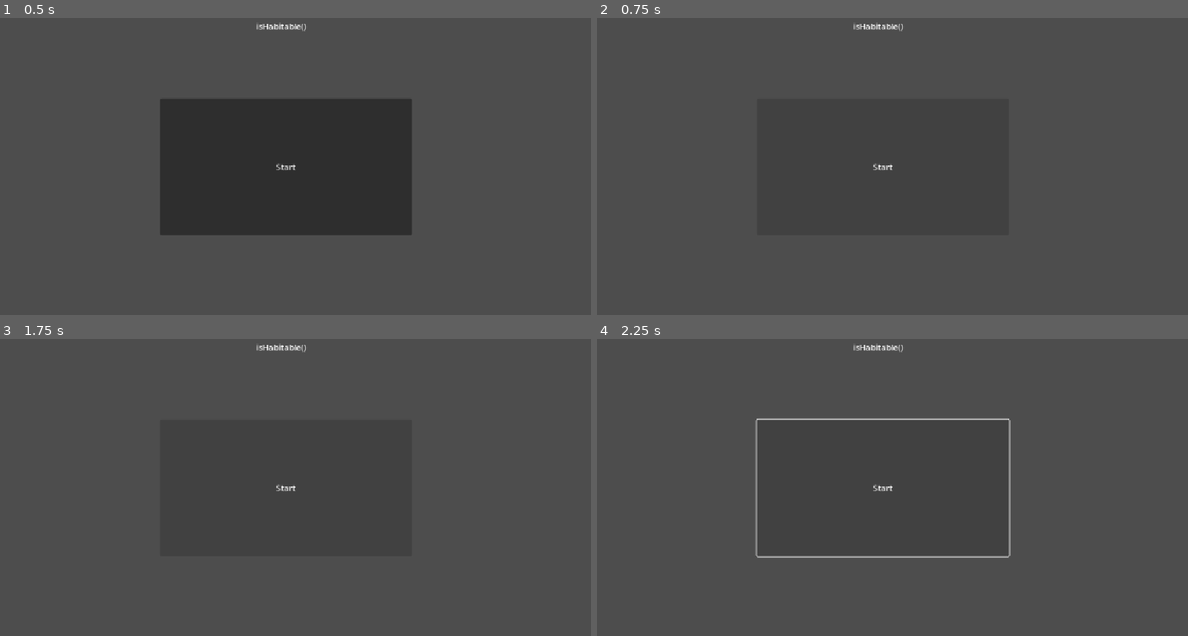
Above: before the commit, frames 1-4 (two rows, left to right).
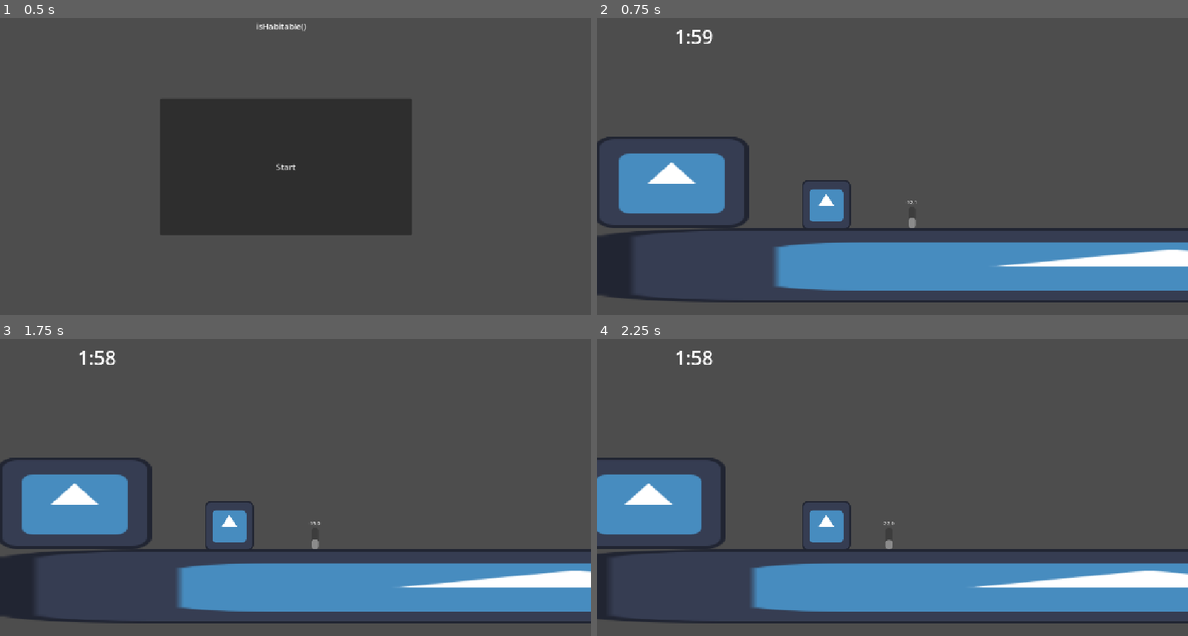
Above: after the commit, the same moments.

Repository: Ollieblock1/WHACK2026
Game: Godot game, scene res://game.tscn
Same seed, same stepped clock (60 frames per second), same inputs: the game is played once before the commit and once after it. The engine's default icon, where the game draws it, is replaced by a stand-in: a white triangle on a blue panel in a dark square.
Inputs (mouse positions are in pixels of both pictures, inside the frame that each line leads up to):
- Up to frame 1 (0.5 s): no input
- Up to frame 2 (0.75 s): click "Start" at 0.5 s
- Up to frame 3 (1.75 s): click (283, 487) at 1.25 s, where only the run before the commit has a clickable "Start"
- Up to frame 4 (2.25 s): tap Enter at 2 s; hold Right (moveRight) from 2.03 s (still down); tap 1 (select1) at 2.1 s

Frame 1 is identical in both runs. In frame 2, 20% of the frame differs, in the area x 0-100%, y 1-96%; in frame 3, 20%; in frame 4, 21%.
Error before the commit: Parse Error: Could not preload resource file "res://scenes/managers/game_manager.tscn". (res://scripts/game.gd:3)

Commit message:
added inventory and allows for the player to place down experiments

Diff:
--- a/scenes/experiments/airPylon.tscn
+++ b/scenes/experiments/airPylon.tscn
@@ -3,15 +3,15 @@
 [ext_resource type="Script" uid="uid://1y5u75awe04w" path="res://scripts/experiments/air_pylon.gd" id="1_xkgi6"]
 
 [sub_resource type="RectangleShape2D" id="RectangleShape2D_xkgi6"]
-size = Vector2(44, 107)
+size = Vector2(44, 287.5)
 
 [node name="AirPylon" type="Area2D" unique_id=1424453277]
-position = Vector2(0, -54)
-collision_layer = 8
+collision_layer = 10
 collision_mask = 8
 script = ExtResource("1_xkgi6")
 
 [node name="CollisionShape2D" type="CollisionShape2D" parent="." unique_id=1610677519]
+position = Vector2(0, -143.25)
 shape = SubResource("RectangleShape2D_xkgi6")
 
 [node name="readingTime" type="Timer" parent="." unique_id=479250660]
@@ -22,17 +22,17 @@
 [node name="Label" type="Label" parent="." unique_id=624829231]
 visible = false
 offset_left = -39.0
-offset_top = -77.0
+offset_top = -130.0
 offset_right = 39.0
-offset_bottom = -54.0
+offset_bottom = -107.0
 text = "Working..."
 horizontal_alignment = 1
 
 [node name="ProgressBar" type="ProgressBar" parent="." unique_id=2130255200]
-offset_left = -21.868988
-offset_top = 53.00001
-offset_right = -2.8135395
-offset_bottom = 75.459755
+offset_left = -22.0
+offset_top = -1.1444092e-05
+offset_right = 29.496643
+offset_bottom = 22.459732
 rotation = -1.5707964
 scale = Vector2(5.57859, 1.979658)
 show_percentage = false
--- a/scenes/experiments/flyingMetal.tscn
+++ b/scenes/experiments/flyingMetal.tscn
@@ -1,13 +1,14 @@
 [gd_scene format=3 uid="uid://1k3x53arfo7d"]
 
-[ext_resource type="Script" path="res://scripts/experiments/flying_metal.gd" id="1_ibw3q"]
+[ext_resource type="Script" uid="uid://u465bmx6l5cj" path="res://scripts/experiments/flying_metal.gd" id="1_ibw3q"]
 
 [sub_resource type="RectangleShape2D" id="RectangleShape2D_3bixf"]
 size = Vector2(220, 20)
 
 [node name="FlyingMetal" type="CharacterBody2D" unique_id=705397437]
+z_index = 5
 position = Vector2(0, -10)
-collision_layer = 8
+collision_layer = 10
 collision_mask = 8
 script = ExtResource("1_ibw3q")
 
--- a/scenes/experiments/thermometer.tscn
+++ b/scenes/experiments/thermometer.tscn
@@ -6,30 +6,28 @@
 size = Vector2(38, 78)
 
 [node name="Thermometer" type="Area2D" unique_id=162342294]
-position = Vector2(0, -59)
-scale = Vector2(1.5, 1.5)
-collision_layer = 8
+collision_layer = 10
 collision_mask = 8
 script = ExtResource("1_lbx8j")
 
 [node name="CollisionShape2D" type="CollisionShape2D" parent="." unique_id=597419900]
+position = Vector2(0, -40)
 shape = SubResource("RectangleShape2D_3bixf")
 
 [node name="ProgressBar" type="ProgressBar" parent="." unique_id=1482481297]
 offset_left = -8.0
-offset_top = 37.0
-offset_right = 45.795124
-offset_bottom = 54.669846
+offset_top = -3.0
+offset_right = 45.795128
+offset_bottom = 14.669846
 rotation = -1.5707964
 min_value = -100.0
 show_percentage = false
 
 [node name="Label" type="Label" parent="." unique_id=1649490068]
-visible = false
 offset_left = -17.0
-offset_top = -39.0
+offset_top = -79.0
 offset_right = 21.0
-offset_bottom = -16.0
+offset_bottom = -56.0
 theme_override_font_sizes/font_size = 13
 text = "X00.0"
 
--- a/scenes/level/level.tscn
+++ b/scenes/level/level.tscn
@@ -45,6 +45,9 @@
 
 [node name="aliens" type="Node2D" parent="." unique_id=433730232]
 
+[node name="Experiments" type="Node2D" parent="." unique_id=456956934]
+position = Vector2(0, 36)
+
 [connection signal="body_entered" from="Ship2" to="." method="_on_ship_2_body_entered"]
 [connection signal="body_exited" from="Ship2" to="." method="_on_ship_2_body_exited"]
 [connection signal="levelOver" from="Ship2" to="." method="_on_ship_2_level_over"]
--- a/scenes/managers/game_manager.tscn
+++ b/scenes/managers/game_manager.tscn
@@ -5,8 +5,6 @@
 [ext_resource type="PackedScene" uid="uid://fq3wafqtn3dq" path="res://scenes/camera/camera.tscn" id="2_r76ct"]
 [ext_resource type="PackedScene" uid="uid://d1lv7x0c5ogpj" path="res://scenes/level/level.tscn" id="4_3yu1d"]
 [ext_resource type="PackedScene" uid="uid://djp0nv4ddbxsf" path="res://scenes/experiments/thermometer.tscn" id="5_3yu1d"]
-[ext_resource type="PackedScene" uid="uid://cb45aiv40rjpf" path="res://alienEntity/hostile_alien.tscn" id="6_c2g8d"]
-[ext_resource type="PackedScene" uid="uid://cebd01rc0yf0w" path="res://scenes/experiments/airPylon.tscn" id="6_fagfu"]
 
 [node name="gameManager" type="Node2D" unique_id=493323348]
 script = ExtResource("1_i04cf")
@@ -14,29 +12,17 @@
 [node name="Level" parent="." unique_id=1287492299 instance=ExtResource("4_3yu1d")]
 
 [node name="Player" parent="." unique_id=873710702 instance=ExtResource("2_6t86j")]
-position = Vector2(10, 62)
+position = Vector2(10, 67)
 
 [node name="Camera" parent="Player" unique_id=1382850481 instance=ExtResource("2_r76ct")]
 position = Vector2(172, -145)
-scale = Vector2(1.3, 1.3)
 zoom = Vector2(0.75, 0.75)
 limit_left = -589
 limit_right = 2410
 
-[node name="baseAlien" parent="." unique_id=1926721184 instance=ExtResource("6_c2g8d")]
-position = Vector2(1029, 69)
+[node name="Thermometer" parent="." unique_id=1697934362 instance=ExtResource("5_3yu1d")]
+position = Vector2(232, 132)
 
-[node name="showInfo" type="Area2D" parent="." unique_id=1372773941]
-
-[node name="CollisionShape2D" type="CollisionShape2D" parent="showInfo" unique_id=1492723572]
-position = Vector2(-265, 131)
-shape = SubResource("RectangleShape2D_3bixf")
-
-[node name="AirPylon" parent="." unique_id=1424453277 instance=ExtResource("6_fagfu")]
-position = Vector2(274, 77)
-
-[node name="Thermometer" parent="." unique_id=162342294 instance=ExtResource("5_3yu1d")]
-
-[connection signal="hideInfo" from="Player" to="Player/Camera" method="_on_player_hide_info"]
-[connection signal="showInfo" from="Player" to="Player/Camera" method="_on_player_show_info"]
+[connection signal="displayMenu" from="Level" to="." method="_on_level_display_menu"]
+[connection signal="placeExperiment" from="Player" to="." method="_on_player_place_experiment"]
 [connection signal="oxygenLost" from="Player/Camera" to="." method="_on_camera_oxygen_lost"]
--- a/scenes/player/player.tscn
+++ b/scenes/player/player.tscn
@@ -8,6 +8,9 @@
 
 [sub_resource type="CircleShape2D" id="CircleShape2D_3bixf"]
 radius = 396.61063
+
+[sub_resource type="CircleShape2D" id="CircleShape2D_poog2"]
+radius = 79.83107
 
 [node name="Player" type="CharacterBody2D" unique_id=2066525280 groups=["player"]]
 script = ExtResource("1_dovo2")
@@ -24,3 +27,13 @@
 
 [node name="CollisionShape2D" type="CollisionShape2D" parent="interactionSphere" unique_id=419234317]
 shape = SubResource("CircleShape2D_3bixf")
+
+[node name="RayCast2D" type="RayCast2D" parent="." unique_id=275236648]
+target_position = Vector2(-1, 244)
+
+[node name="experimentDetector" type="Area2D" parent="." unique_id=337041209]
+collision_layer = 2
+collision_mask = 2
+
+[node name="CollisionShape2D" type="CollisionShape2D" parent="experimentDetector" unique_id=587965681]
+shape = SubResource("CircleShape2D_poog2")
--- a/scripts/level/level.gd
+++ b/scripts/level/level.gd
@@ -13,6 +13,9 @@
 func setColonyPreferences(colonyObject):
 	colonyPreferences = colonyObject
 
+
+func addObject(object):
+	$Experiments.add_child(object)
 
 
 func buildLevel(levelObject):
--- a/scripts/managers/game_manager.gd
+++ b/scripts/managers/game_manager.gd
@@ -5,6 +5,11 @@
 var procgenResults
 var infoScreen = preload("res://scenes/infoScreen.tscn")
 
+var experiments = [
+	preload("res://scenes/experiments/thermometer.tscn"),
+	preload("res://scenes/experiments/airPylon.tscn"),
+	preload("res://scenes/experiments/flyingMetal.tscn")
+]
 
 '''
 What is the purpose of this?
@@ -19,14 +24,14 @@
 
 # Called when the node enters the scene tree for the first time.
 func _ready() -> void:
-	$AirPylon.setAir(false)
 	$Thermometer.setTemp(-50)
 	procgenEngine = preload("res://scripts/procedural_generation.gd").new()
 
-	var procgenResults = procgenEngine.generate_planet()
+	procgenResults = procgenEngine.generate_planet()
 	print(procgenResults)
 	$Level.buildLevel(procgenResults[0])
 	$Level.setColonyPreferences(procgenResults[1])
+	print(procgenResults[0])
 
 
 
@@ -38,3 +43,26 @@
 
 func _on_camera_oxygen_lost() -> void:
 	print("DIE")
+
+
+
+
+
+
+
+func _on_player_place_experiment(object: Variant, point: Variant) -> void:
+
+	var instance = experiments[object].instantiate()
+	print(procgenResults)
+	match object:
+		0:
+			instance.setTemp(procgenResults[0].temp)
+		1:
+			instance.setAir(procgenResults[0].air)
+		2:
+
+			instance.setDirection(procgenResults[0].magnet)
+
+
+	$Level.addObject(instance)
+	instance.global_position = point
--- a/scripts/player/player.gd
+++ b/scripts/player/player.gd
@@ -2,9 +2,9 @@
 
 const SPEED = 300.0
 const JUMP_VELOCITY = -400.0
-signal showInfo
-signal hideInfo
-
+signal placeExperiment(object, point)
+@export var playerHeight = 128
+var inventory = [1,1,1]
 
 func _physics_process(delta: float) -> void:
 	# Add the gravity.
@@ -23,9 +23,35 @@
 	else:
 		velocity.x = move_toward(velocity.x, 0, SPEED)
 
+
+	print($experimentDetector.get_overlapping_areas())
+
+
 	move_and_slide()
 
 
+
+func placeExperimentObject(index):
+	if inventory[index] == 1:
+		if index != 2:
+			placeExperiment.emit(index, $RayCast2D.get_collision_point())
+		else:
+			placeExperiment.emit(index, global_position)
+
+		inventory[index] = 0
+
+
+
+
+func _input(event: InputEvent) -> void:
+	if Input.is_action_just_pressed("select1") and len($experimentDetector.get_overlapping_areas()) == 0:
+		placeExperimentObject(0)
+	elif Input.is_action_just_pressed("select2") and len($experimentDetector.get_overlapping_areas()) == 0:
+		placeExperimentObject(1)
+	elif Input.is_action_just_pressed("select3") and len($experimentDetector.get_overlapping_areas()) == 0:
+		placeExperimentObject(2)
+
+'''
 func _on_show_info_body_entered(body: Node2D) -> void:
 	print("Running check")
 	if body==self:
@@ -36,3 +62,4 @@
 func _on_show_info_body_exited(body: Node2D) -> void:
 	if body == self:
 		hideInfo.emit()
+'''
--- /dev/null
+++ b/test.tscn
@@ -0,0 +1,9 @@
+[gd_scene format=3 uid="uid://cyw6plw818q3j"]
+
+[node name="Node2D" type="Node2D" unique_id=584148550]
+
+[node name="ColorRect" type="ColorRect" parent="." unique_id=1520626707]
+offset_left = -20.0
+offset_top = -41.0
+offset_right = 20.0
+offset_bottom = -1.0
